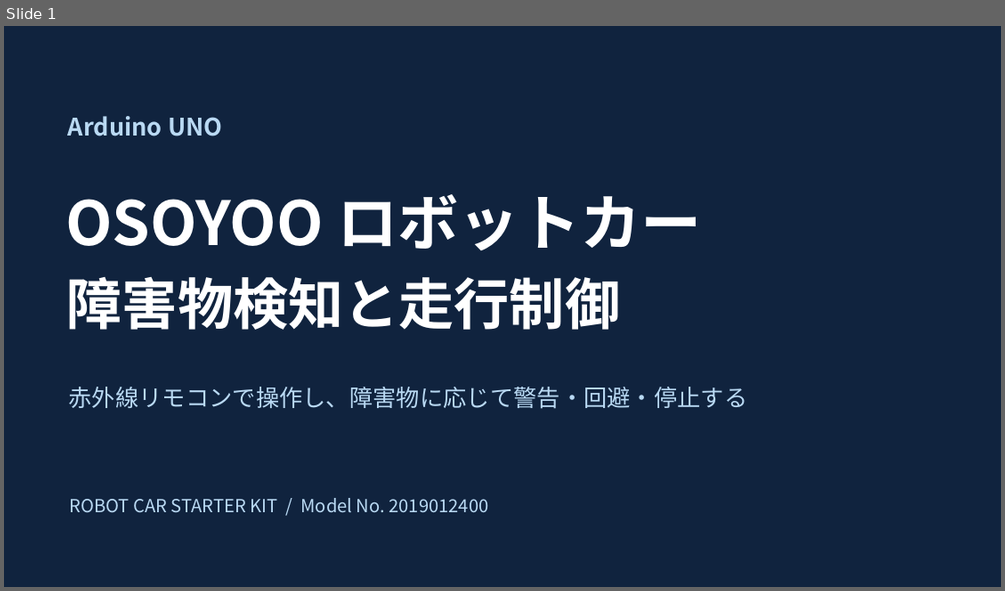
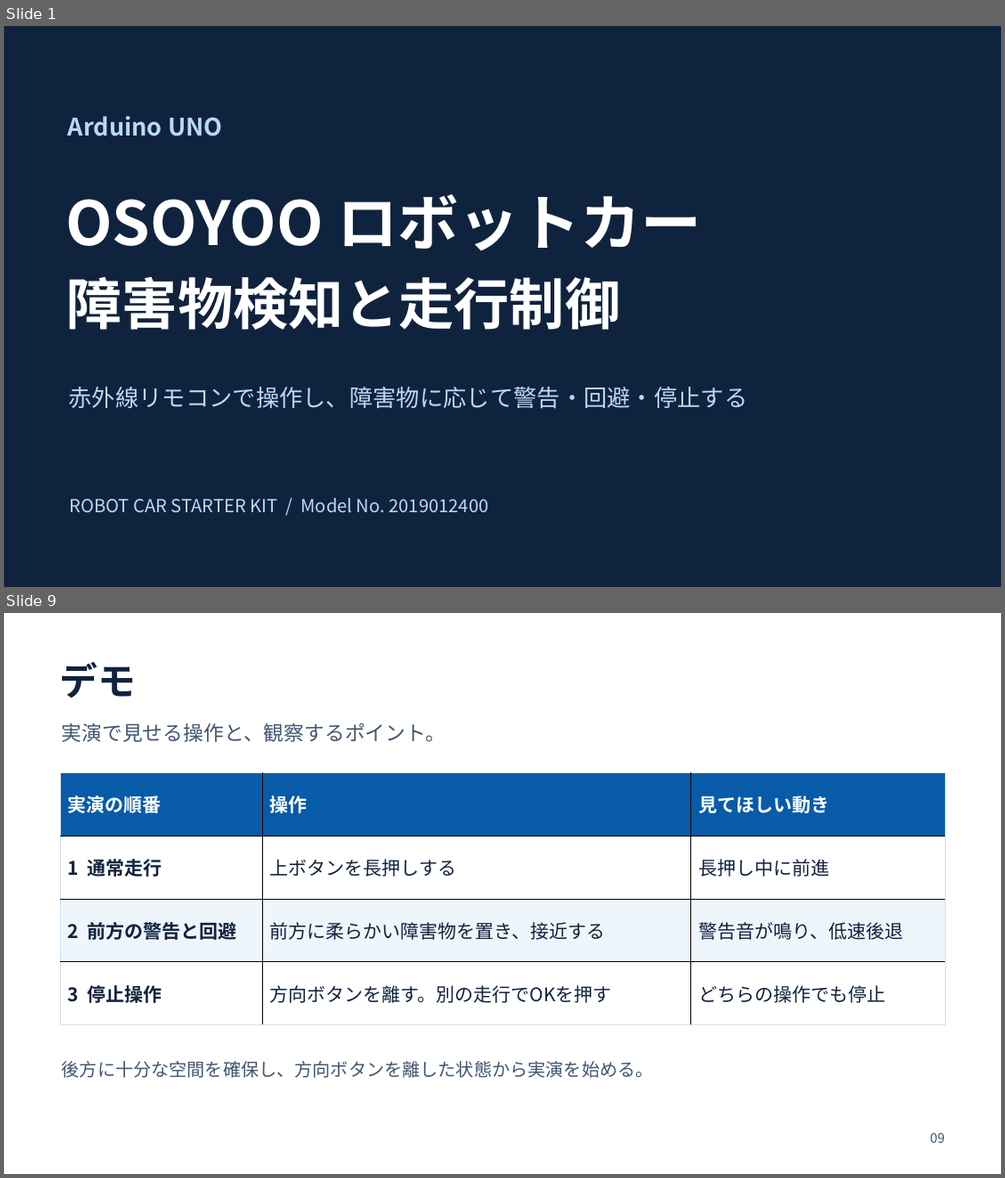
Before and after one commit to aaa1550/-, a slide deck: docs/files/OSOYOO_robot_car_presentation.pptx. Shown one above the other, each under a label of ours: slide 1 before the commit, slides 1 and 9 after it; the slides between them are not shown. The pictures are 1005x591 and 1005x1178 pixels, drawn with LibreOffice and Linux fonts; fonts in the diff are those of the drawing. Boxes give left, top, right and bottom in pixels: in the first picture for what was removed or moved away, otherwise in the second. Text is boxed around its words. In the diff, an @@ line names an element or a change of style, - is before the commit and + after.

```diff
--- a/docs/files/OSOYOO_robot_car_presentation.pptx
+++ b/docs/files/OSOYOO_robot_car_presentation.pptx
@@ slide 9 added at <box>4,613,1001,1174</box>, background #FFFFFF @@
@@ text added at <box>60,662,137,698</box>, 36.8 pt, text #10233E, bold @@
+デモ
@@ text added at <box>62,722,446,742</box>, 19.5 pt, text #405671 @@
+実演で見せる操作と、観察するポイント。
@@ table added at <box>60,773,946,1026</box>, 4 rows, 3 columns @@
+実演の順番 | 操作 | 見てほしい動き
+1 通常走行 | 上ボタンを長押しする | 長押し中に前進
+2 前方の警告と回避 | 前方に柔らかい障害物を置き、接近する | 警告音が鳴り、低速後退
+3 停止操作 | 方向ボタンを離す。別の走行でOKを押す | どちらの操作でも停止
@@ text added at <box>62,1061,654,1078</box>, 17.2 pt, text #405671 @@
+後方に十分な空間を確保し、方向ボタンを離した状態から実演を始める。
@@ text added at <box>930,1133,945,1143</box>, 12.8 pt, text #405671 @@
+09
```
Also in this commit, not shown: 3 slides changed, 4 other slides added, 7 slides removed, 1 other file.
